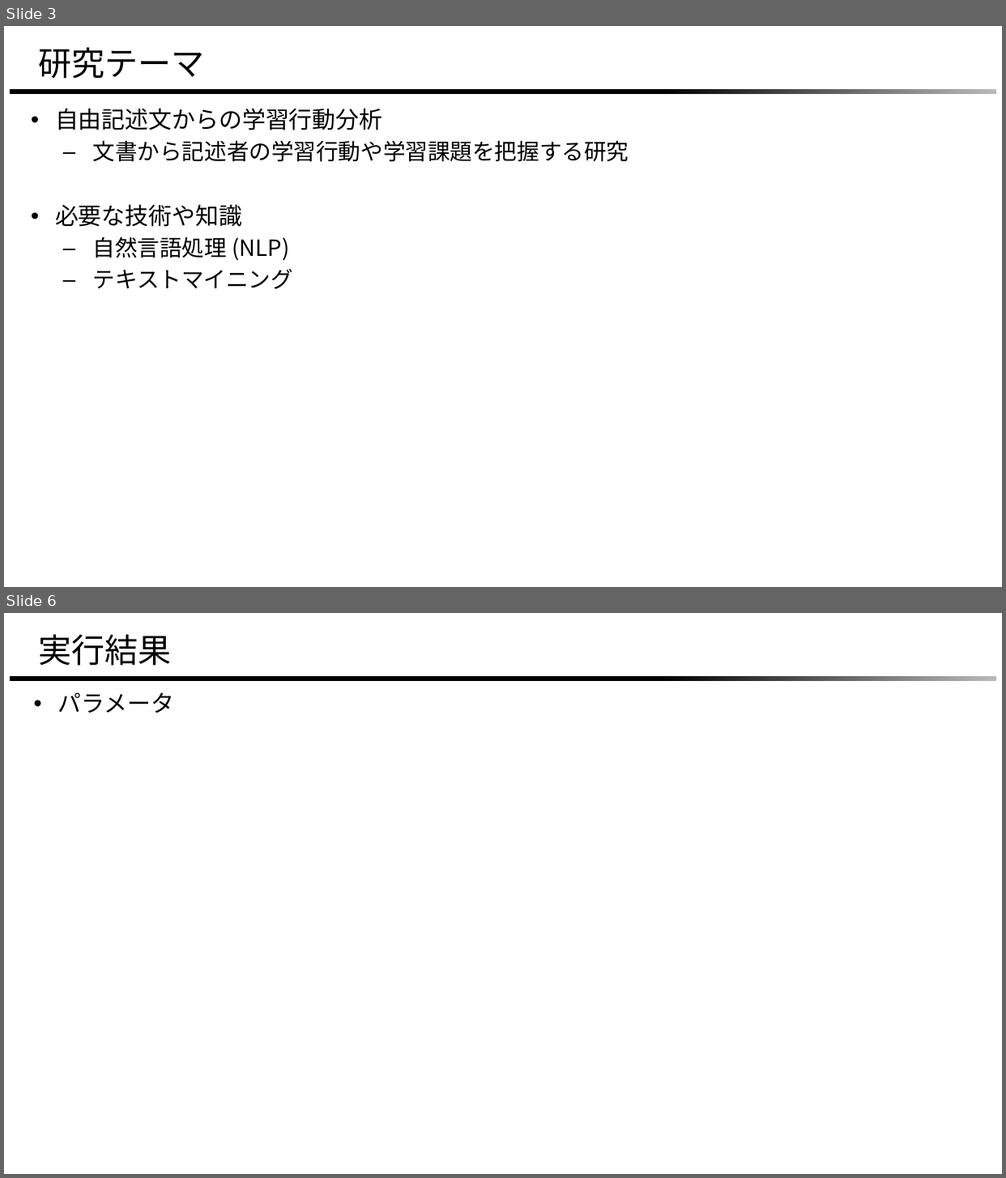
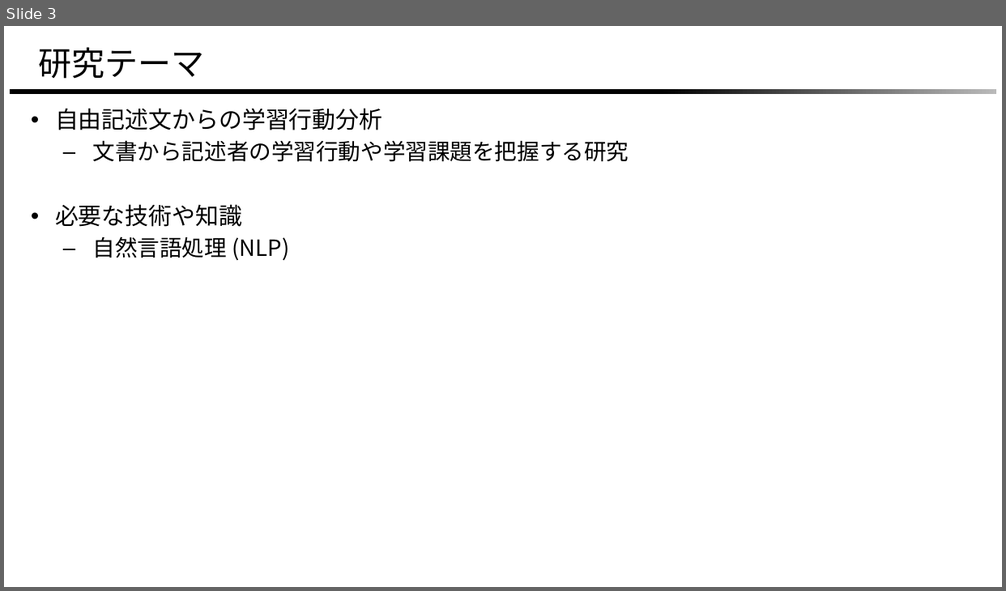
Before and after one commit to masa1357/research, a slide deck: 2023/meeting/0429meeting/0429meeting.pptx. Shown one above the other, each under a label of ours: slides 3 and 6 before the commit, slide 3 after it; the slides between them are not shown. The pictures are 1006x1178 and 1006x591 pixels, drawn with LibreOffice and Linux fonts; fonts in the diff are those of the drawing; background and template pictures are left out. Boxes give left, top, right and bottom in pixels: in the first picture for what was removed or moved away, otherwise in the second. Text is boxed around its words. In the diff, an @@ line names an element or a change of style, - is before the commit and + after.

```diff
--- a/2023/meeting/0429meeting/0429meeting.pptx
+++ b/2023/meeting/0429meeting/0429meeting.pptx
@@ slide 6 removed at (x1=4, y1=613, x2=1002, y2=1174), background #FFFFFF; not listed: 1 template element that a slide beside it also shows @@
@@ title removed at (x1=38, y1=634, x2=171, y2=666) @@
-実行結果
@@ text removed at (x1=58, y1=692, x2=175, y2=713) @@
-• パラメータ
@@ slide 3 changed as well @@
@@ text at (x1=93, y1=269, x2=293, y2=289): paragraph removed @@
-  – テキストマイニング
```
Also in this commit, not shown: 3 other slides changed, 7 slides added, 2 other slides removed, 5 other files.
